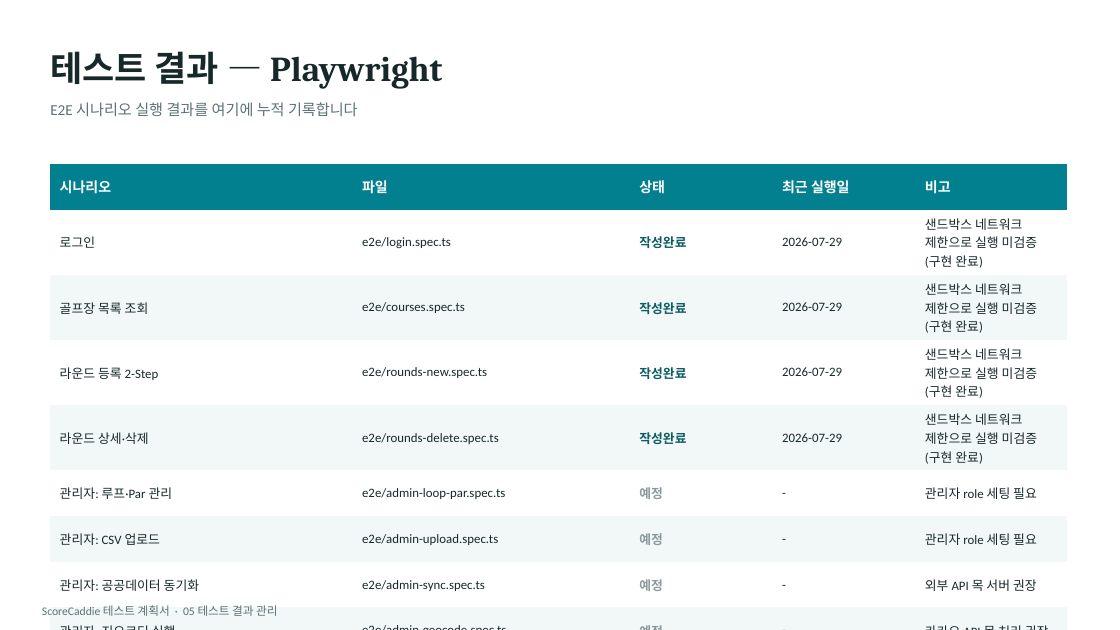
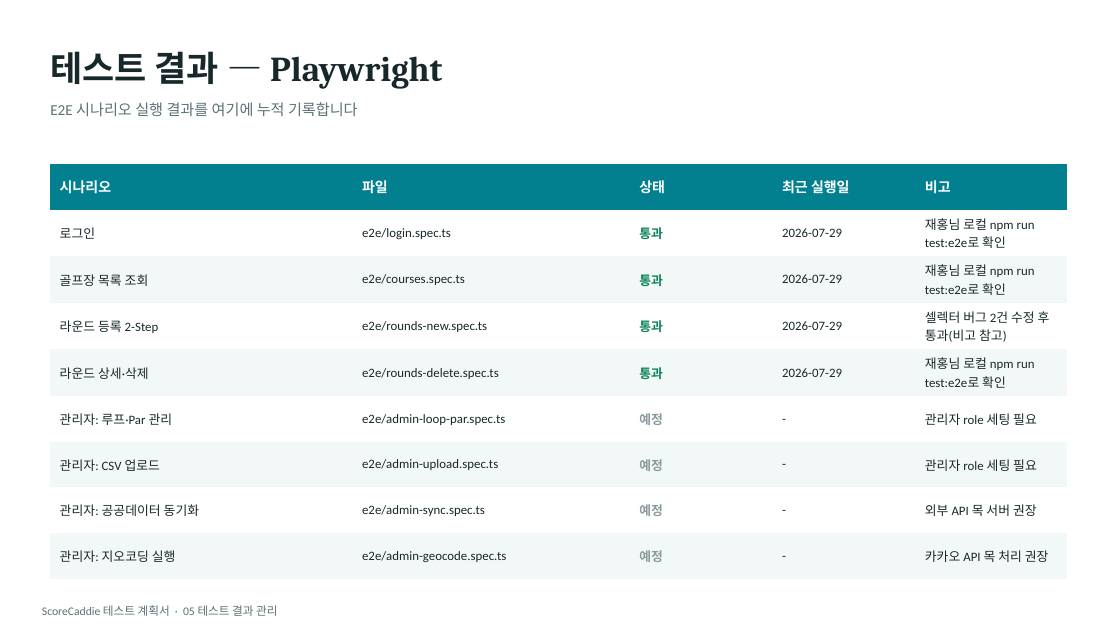
Before and after one commit to haekongpapa/scorecaddie, a slide deck: slide 11 of doc/ScoreCaddie_테스트계획서.pptx. Drawn at 1120x630 pixels with LibreOffice and Linux fonts; fonts in the diff are those of the drawing. Boxes give left, top, right and bottom in pixels: in the first picture for what was removed or moved away, otherwise in the second. Text is boxed around its words. In the diff, an @@ line names an element or a change of style, - is before the commit and + after.

```diff
--- a/doc/ScoreCaddie_테스트계획서.pptx
+++ b/doc/ScoreCaddie_테스트계획서.pptx
@@ table at (50,164,1067,576) @@
-row 2, column 3: 작성완료
+row 2, column 3: 통과
-row 2, column 5: 샌드박스 네트워크 제한으로 실행 미검증(구현 완료)
+row 2, column 5: 재홍님 로컬 npm run test:e2e로 확인
-row 3, column 3: 작성완료
+row 3, column 3: 통과
-row 3, column 5: 샌드박스 네트워크 제한으로 실행 미검증(구현 완료)
+row 3, column 5: 재홍님 로컬 npm run test:e2e로 확인
-row 4, column 3: 작성완료
+row 4, column 3: 통과
-row 4, column 5: 샌드박스 네트워크 제한으로 실행 미검증(구현 완료)
+row 4, column 5: 셀렉터 버그 2건 수정 후 통과(비고 참고)
-row 5, column 3: 작성완료
+row 5, column 3: 통과
-row 5, column 5: 샌드박스 네트워크 제한으로 실행 미검증(구현 완료)
+row 5, column 5: 재홍님 로컬 npm run test:e2e로 확인
```
Also in this commit, not shown: 5 other files.
